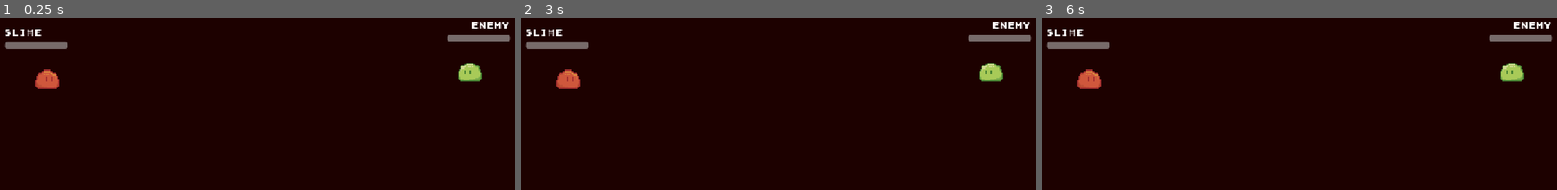
Above: before the commit, frames 1-3 (left to right).
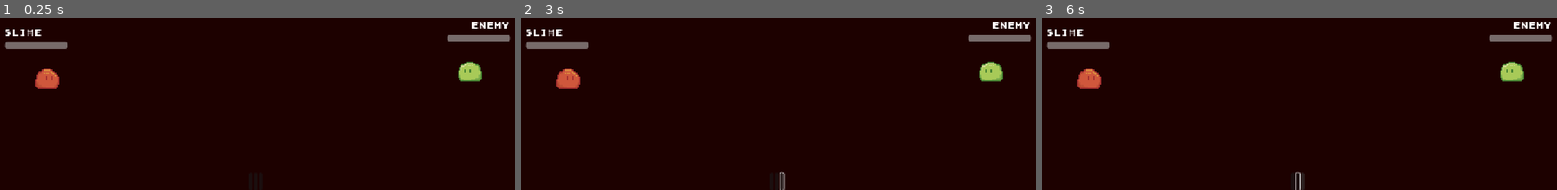
Above: after the commit, the same moments.

Repository: Tortiz-CSUF/slotchi
Game: Godot game, scene res://scenes/battle_arena.tscn
Two runs of this game, one before a commit and one after it. Both use one fixed random seed, a clock stepped at 60 frames per second and the inputs below. The project has no main scene, so this scene is started directly.
Inputs (mouse positions are in pixels of both pictures, inside the frame that each line leads up to):
- Up to frame 1 (0.25 s): no input
- Up to frame 2 (3 s): click (773, 181) at 0.52 s; click (778, 181) at 1.27 s; click (783, 181) at 2.02 s; tap Enter (ui_accept) at 2.75 s; hold Right (ui_right) from 2.78 s (still down)
- Up to frame 3 (6 s): tap Enter (ui_accept) at 3.02, 3.5, 3.77, 4.25, 5, 5.27, 5.75 s; release Right (ui_right) at 3.53 s; hold Down (ui_down) 3.53-4.28 s; hold Right (ui_right) 4.28-5.03 s; hold Up (ui_up) 5.03-5.78 s; hold Left (ui_left) from 5.78 s (still down)

The runs differ from the first frame. In frame 1, 0.2% of the frame differs, in the area x 6-94%, y 25-40%; in frame 2, 0.3%; in frame 3, 0.3%, in the area x 6-94%, y 25-100%.

Commit message:
slotchi_Interim_3

Diff:
--- a/scenes/battle_arena.tscn
+++ b/scenes/battle_arena.tscn
@@ -168,7 +168,8 @@
 scale = Vector2(3, 3)
 sprite_frames = SubResource("SpriteFrames_l7kcc")
 animation = &"idle2"
-frame_progress = 0.41415063
+frame = 6
+frame_progress = 0.970026
 centered = false
 
 [node name="EnemySideContainer" type="MarginContainer" parent="." unique_id=748860053]
@@ -214,6 +215,49 @@
 scale = Vector2(3, 3)
 sprite_frames = SubResource("SpriteFrames_4wnud")
 animation = &"enemy_idle"
-frame_progress = 0.3430591
+frame = 6
+frame_progress = 0.10194228
 centered = false
 flip_h = true
+
+[node name="SlotGrid" type="GridContainer" parent="." unique_id=1941482339]
+layout_mode = 1
+anchors_preset = 8
+anchor_left = 0.5
+anchor_top = 0.5
+anchor_right = 0.5
+anchor_bottom = 0.5
+offset_left = -20.0
+offset_top = -20.0
+offset_right = 20.0
+offset_bottom = 20.0
+grow_horizontal = 2
+grow_vertical = 2
+theme_override_constants/h_separation = 8
+theme_override_constants/v_separation = 8
+columns = 4
+
+[node name="CardContainer" type="MarginContainer" parent="." unique_id=1662029506]
+layout_mode = 1
+anchors_preset = 7
+anchor_left = 0.5
+anchor_top = 1.0
+anchor_right = 0.5
+anchor_bottom = 1.0
+offset_left = -20.0
+offset_top = -40.0
+offset_right = 20.0
+grow_horizontal = 2
+grow_vertical = 0
+
+[node name="Card" type="HBoxContainer" parent="CardContainer" unique_id=2066861987]
+layout_mode = 2
+
+[node name="Card1" type="Button" parent="CardContainer/Card" unique_id=1667057289]
+layout_mode = 2
+
+[node name="Card2" type="Button" parent="CardContainer/Card" unique_id=1804492550]
+layout_mode = 2
+
+[node name="Card3" type="Button" parent="CardContainer/Card" unique_id=2005685289]
+layout_mode = 2
